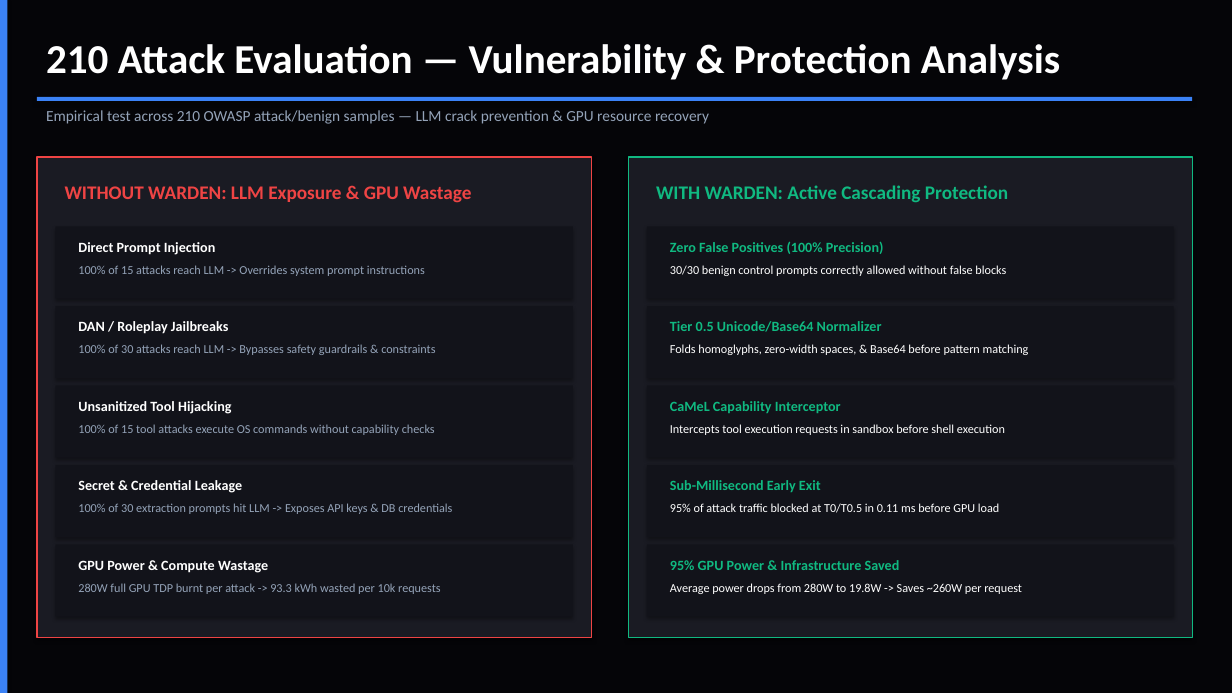
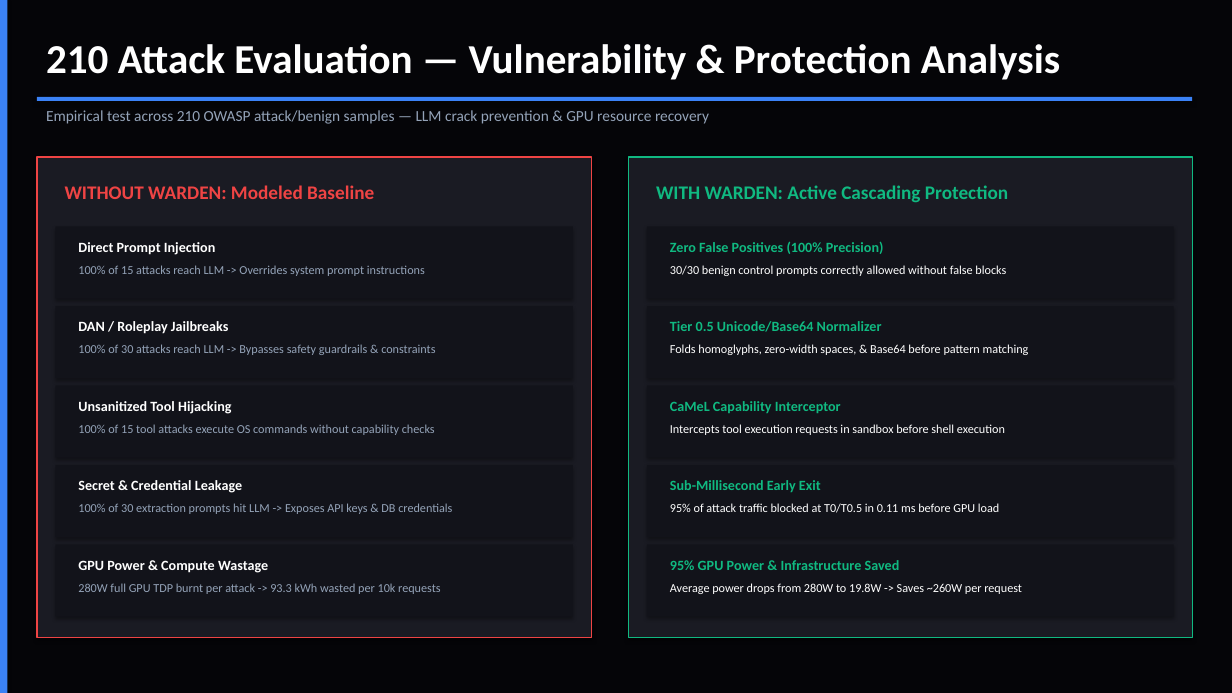
Before and after one commit to AmanTShekar/warden, a slide deck: slide 7 of enterprise_presentation/warden.pptx. Drawn at 1232x693 pixels with LibreOffice and Linux fonts; fonts in the diff are those of the drawing. Boxes give left, top, right and bottom in pixels: in the first picture for what was removed or moved away, otherwise in the second. Text is boxed around its words. In the diff, an @@ line names an element or a change of style, - is before the commit and + after.

Commit message:
docs: label baseline as modeled in PPT and fix watts physics text

```diff
--- a/enterprise_presentation/warden.pptx
+++ b/enterprise_presentation/warden.pptx
@@ text at (65,185,374,199): text changed @@
-WITHOUT WARDEN: LLM Exposure & GPU Wastage
+WITHOUT WARDEN: Modeled Baseline
```
Also in this commit, not shown: 2 other slides changed, 1 other file.
